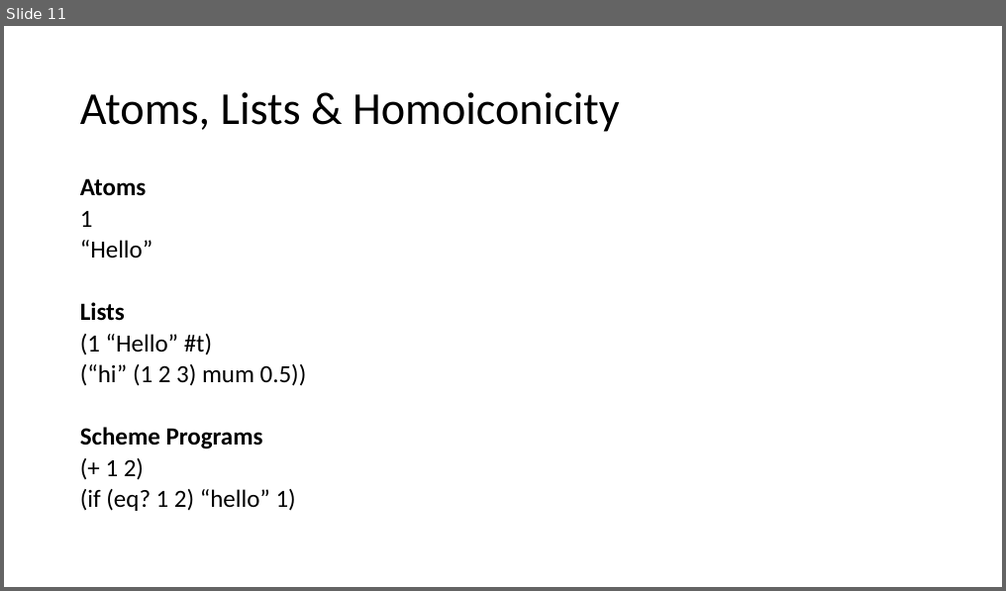
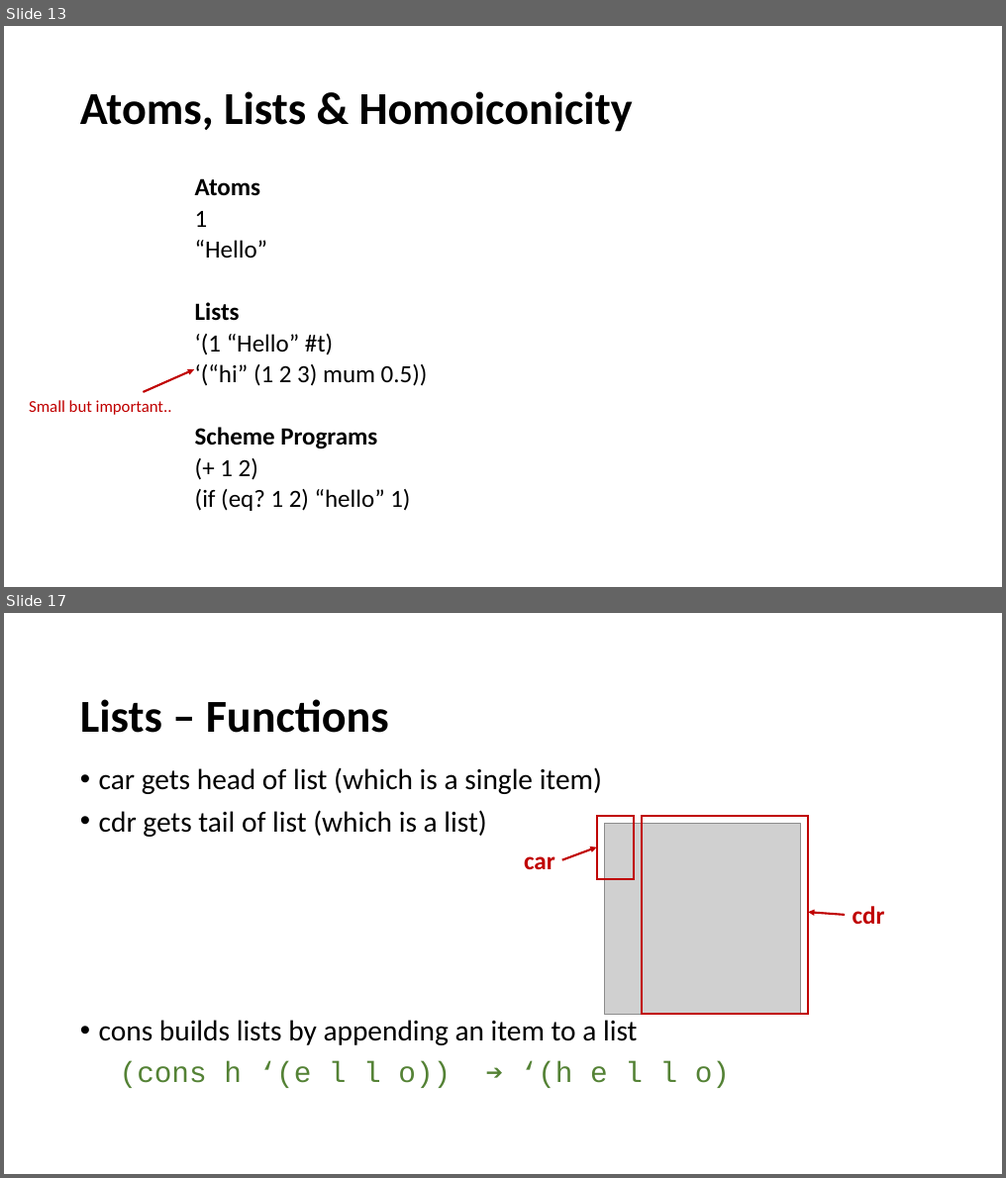
Before and after one commit to LeedsCodeDojo/TryScheme, a slide deck: Scheme Intro.pptx. Shown one above the other, each under a label of ours: slide 11 before the commit, slides 13 and 17 after it; the slides between them are not shown. The pictures are 1006x591 and 1006x1178 pixels, drawn with LibreOffice and Linux fonts; fonts in the diff are those of the drawing; grey boxes stand for pictures. Boxes give left, top, right and bottom in pixels: in the first picture for what was removed or moved away, otherwise in the second. Text is boxed around its words. In the diff, an @@ line names an element or a change of style, - is before the commit and + after.

```diff
--- a/Scheme Intro.pptx
+++ b/Scheme Intro.pptx
@@ slide 17 added at (4,613,1002,1174), background #FFFFFF @@
@@ title added at (80,699,389,733), 44 pt, text #000000, bold @@
+Lists – Functions
@@ text added at (99,767,730,1088), 28 pt, text #000000 @@
+• car gets head of list (which is a single item)
+• cdr gets tail of list (which is a list)
+• cons builds lists by appending an item to a list
+(cons h ‘(e l l o)) ➔ ‘(h e l l o)
@@ rectangle added at (597,816,634,879), outline #C00000 2 pt @@
@@ rectangle added at (642,816,807,1014), outline #C00000 2 pt @@
@@ arrow added from (562, 861) to (597, 848), #C00000 2 pt @@
@@ picture added at (604,823,801,1014) @@
@@ text added at (524,857,555,869), 24 pt, text #C00000, bold @@
+car
@@ text added at (852,906,885,925), 24 pt, text #C00000, bold @@
+cdr
@@ arrow added from (845, 915) to (808, 912), #C00000 2 pt @@
@@ what was slide 11 is now slide 13 @@
@@ slide 13 changed as well @@
@@ title "Atoms, Lists & Homoiconicity" at (80,91,633,132): bold on @@
@@ text "Atoms": place and size @@
-text "Atoms" at (80,178,307,511)
+text "Atoms" at (195,178,428,511)
@@ text at (195,334,428,386): text changed @@
-(1 “Hello” #t)
-(“hi” (1 2 3) mum 0.5))
+‘(1 “Hello” #t)
+‘(“hi” (1 2 3) mum 0.5))
@@ arrow added from (144, 392) to (194, 370), #C00000 2 pt @@
@@ text added at (29,400,172,415), 16 pt, text #C00000 @@
+Small but important..
```
Also in this commit, not shown: 13 other slides changed, 5 other slides added.
